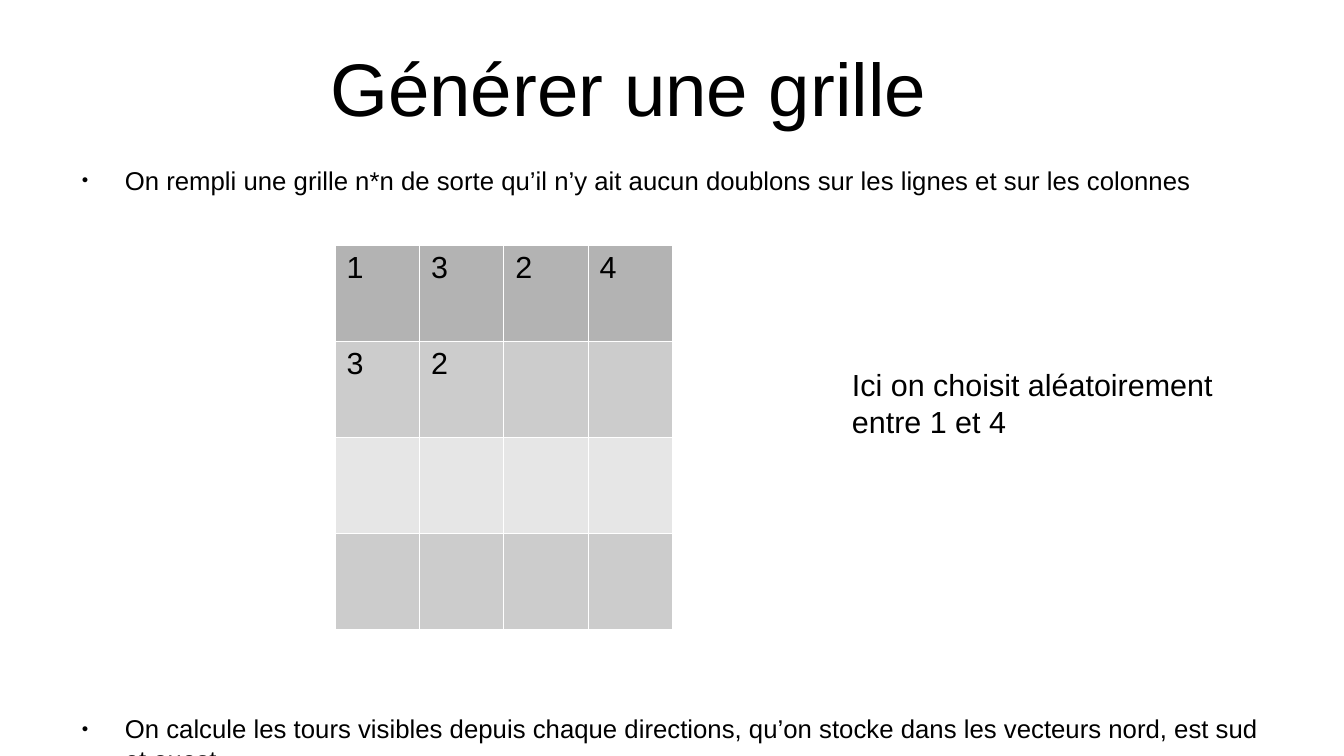
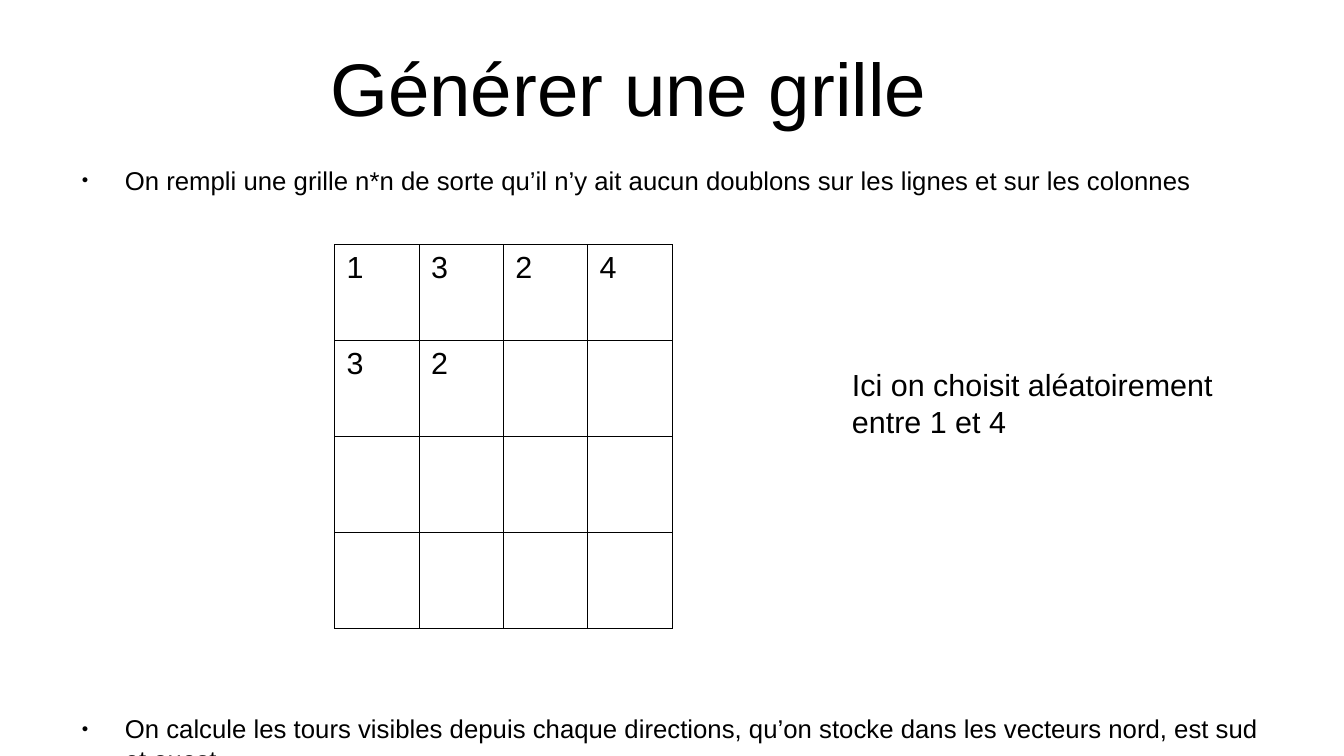
Before and after one commit to JustineDeSousa/Projet_RO203, a slide deck: slide 3 of diapo.odp. Drawn at 1344x756 pixels with LibreOffice and Linux fonts; fonts in the diff are those of the drawing. Boxes give left, top, right and bottom in pixels: in the first picture for what was removed or moved away, otherwise in the second. Text is boxed around its words. In the diff, an @@ line names an element or a change of style, - is before the commit and + after.

```diff
--- a/diapo.odp
+++ b/diapo.odp
@@ table at <box>335,245,672,629</box> @@
@@ fill #B3B3B3 to none in row 1 @@
@@ fill #CCCCCC to none in 2 cells @@
@@ borders changed @@
```
Also in this commit, not shown: 1 slide added.
